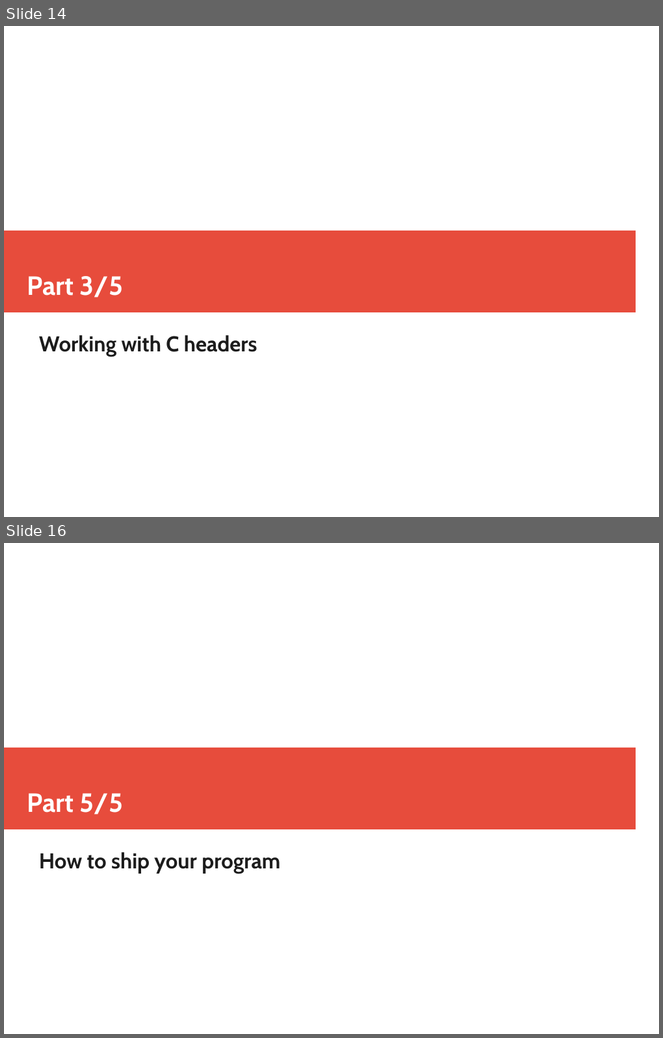
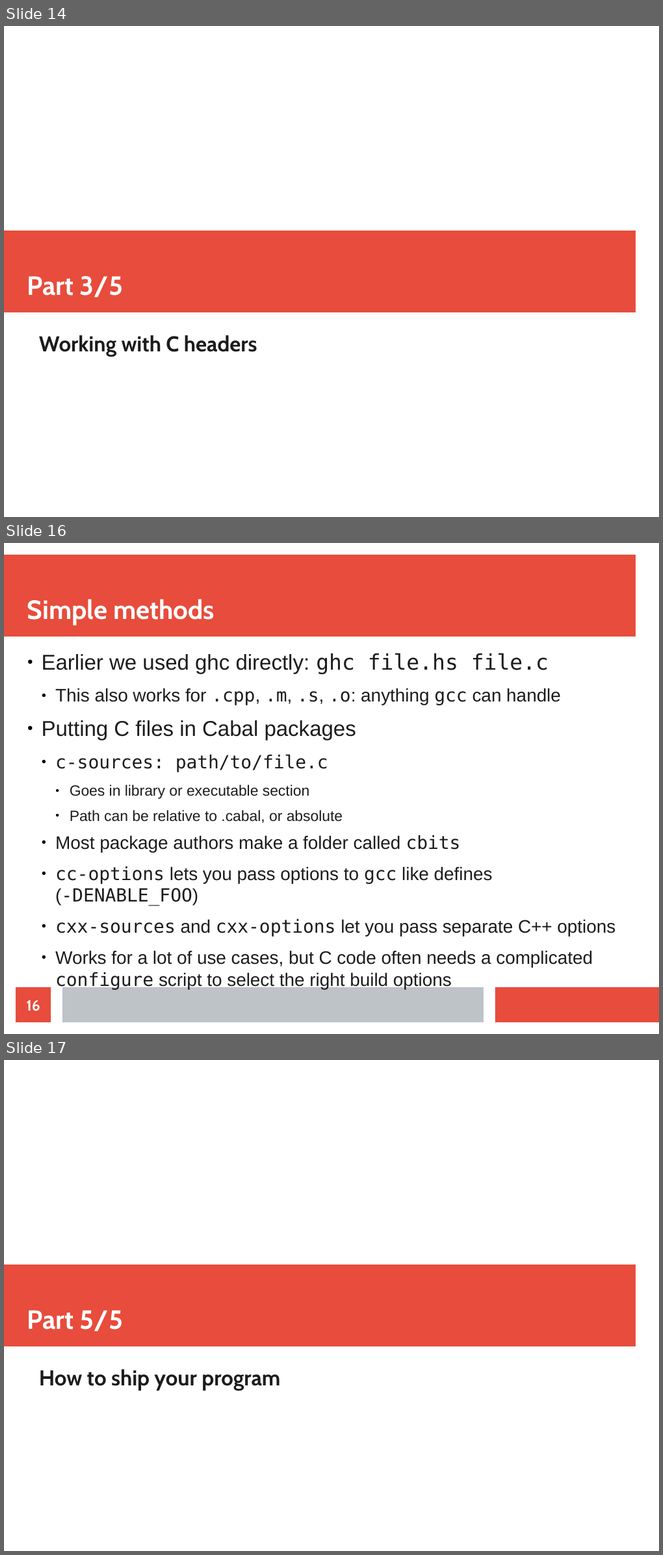
Before and after one commit to mtolly/haskell-c-talk, a slide deck: presentation.odp. Shown one above the other, each under a label of ours: slides 14 and 16 before the commit, slides 14, 16 and 17 after it; the slides between them are not shown. The pictures are 663x1038 and 663x1555 pixels, drawn with LibreOffice and Linux fonts; fonts in the diff are those of the drawing. Boxes give left, top, right and bottom in pixels: in the first picture for what was removed or moved away, otherwise in the second. Text is boxed around its words. In the diff, an @@ line names an element or a change of style, - is before the commit and + after.

```diff
--- a/presentation.odp
+++ b/presentation.odp
@@ slide 16 added at (x1=4, y1=543, x2=659, y2=1034), background #FFFFFF @@
@@ rectangle added at (x1=4, y1=555, x2=636, y2=637), fill #E74C3C @@
@@ title added at (x1=27, y1=599, x2=215, y2=626), 32 pt, text #FFFFFF, bold @@
+Simple methods
@@ text added at (x1=42, y1=653, x2=616, y2=990), 22 pt, text #1C1C1C @@
+● Earlier we used ghc directly: ghc file.hs file.c
+  ● This also works for .cpp, .m, .s, .o: anything gcc can handle
+● Putting C files in Cabal packages
+  ● c-sources: path/to/file.c
+    ● Goes in library or executable section
+    ● Path can be relative to .cabal, or absolute
+  ● Most package authors make a folder called cbits
+  ● cc-options lets you pass options to gcc like defines
+    (-DENABLE_FOO)
+  ● cxx-sources and cxx-options let you pass separate C++ options
+  ● Works for a lot of use cases, but C code often needs a complicated configure script to select the right build options
@@ page number added at (x1=16, y1=988, x2=51, y2=1023), fill #E74C3C, 18 pt, text #FFFFFF, bold @@
+16
@@ rectangle added at (x1=62, y1=988, x2=484, y2=1023), fill #BDC3C7 @@
@@ rectangle added at (x1=495, y1=988, x2=659, y2=1023), fill #E74C3C @@
@@ what was slide 16 is now slide 17 @@
```
Also in this commit, not shown: 1 slide changed, 4 other slides added.
